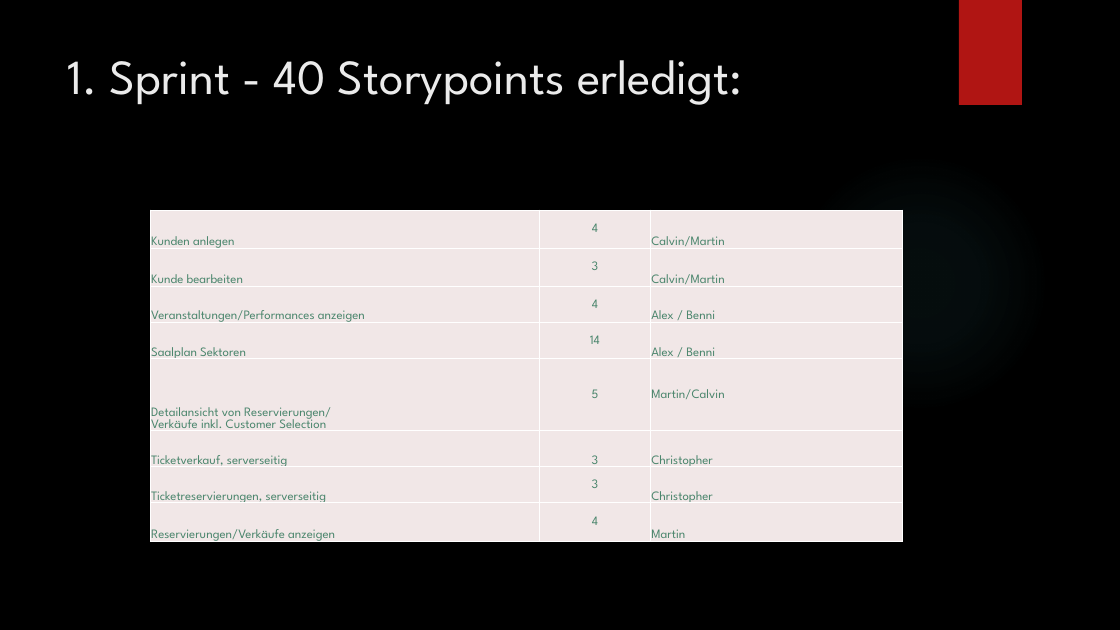
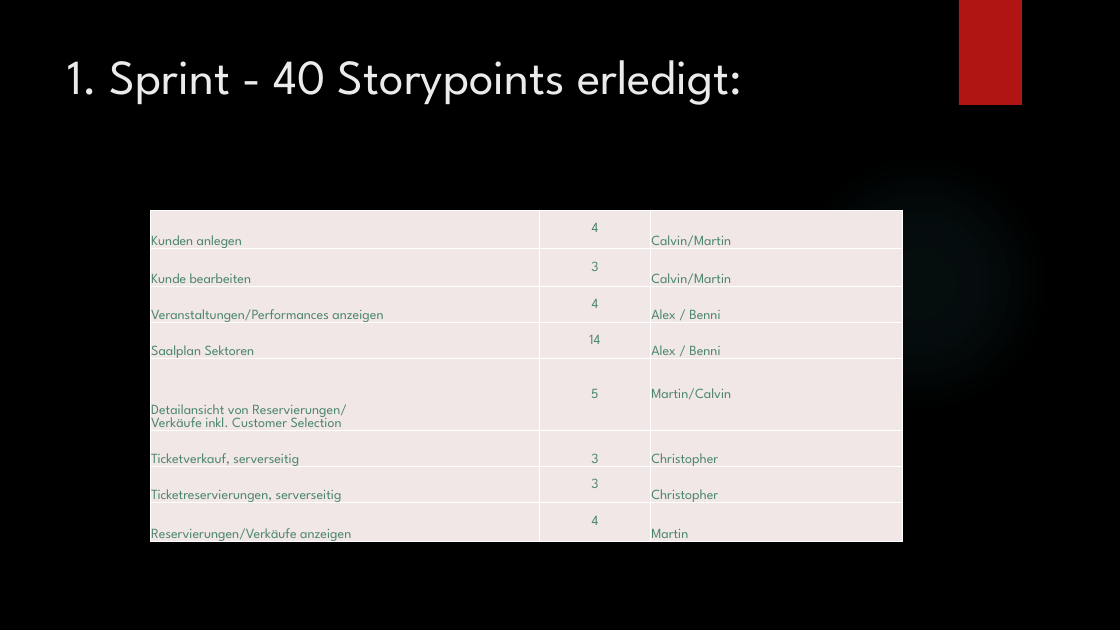
Before and after one commit to martin-kl/2017SS_SEPM_Ticketline, a slide deck: slide 2 of documents/MR2 Präsentation.pptx. Drawn at 1120x630 pixels with LibreOffice and Linux fonts; fonts in the diff are those of the drawing; background and template pictures are left out. Boxes give left, top, right and bottom in pixels: in the first picture for what was removed or moved away, otherwise in the second. Text is boxed around its words. In the diff, an @@ line names an element or a change of style, - is before the commit and + after.

```diff
--- a/documents/MR2 Präsentation.pptx
+++ b/documents/MR2 Präsentation.pptx
@@ table at [150,210,902,547] @@
@@ size 11 to 12 pt @@
```
Also in this commit, not shown: 2 other slides changed, 15 other files.
